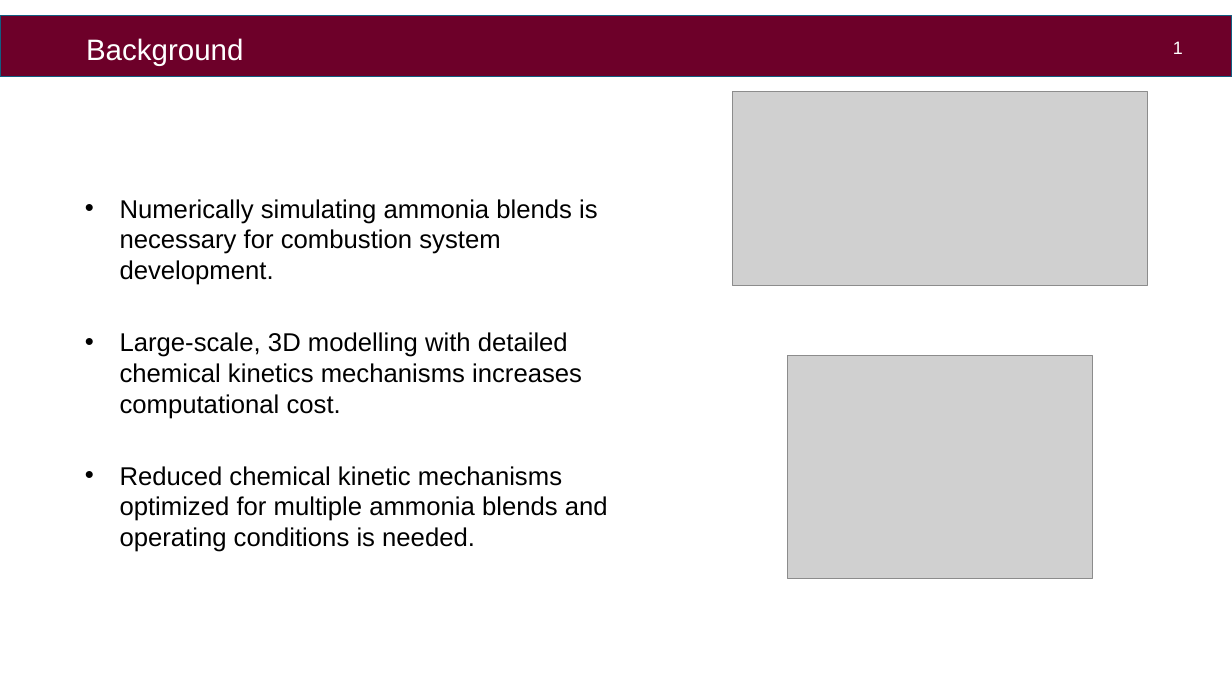
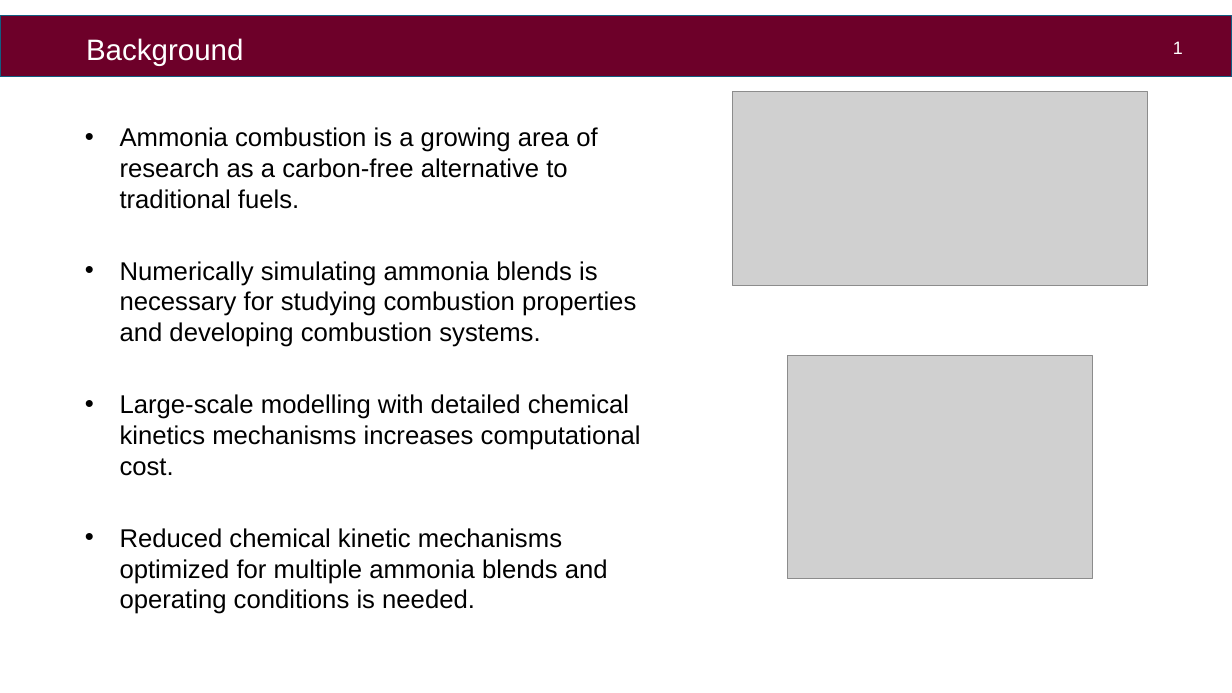
Before and after one commit to aahil-wq/lab-presentations, a slide deck: slide 2 of icfd2026/pres/kyushu_ppt_16-9.pptx. Drawn at 1232x693 pixels with LibreOffice and Linux fonts; fonts in the diff are those of the drawing; grey boxes stand for pictures; background and template pictures are left out. Boxes give left, top, right and bottom in pixels: in the first picture for what was removed or moved away, otherwise in the second. Text is boxed around its words. In the diff, an @@ line names an element or a change of style, - is before the commit and + after.

Commit message:
more progress

```diff
--- a/icfd2026/pres/kyushu_ppt_16-9.pptx
+++ b/icfd2026/pres/kyushu_ppt_16-9.pptx
@@ text at [120, 127, 641, 476]: text changed @@
-• Numerically simulating ammonia blends is necessary for combustion system development.
-• Large-scale, 3D modelling with detailed chemical kinetics mechanisms increases computational cost.
+• Ammonia combustion is a growing area of research as a carbon-free alternative to traditional fuels.
+• Numerically simulating ammonia blends is necessary for studying combustion properties and developing combustion systems.
+• Large-scale modelling with detailed chemical kinetics mechanisms increases computational cost.
```
Also in this commit, not shown: 4 other slides changed, 1 slide added, 1 slide removed.
